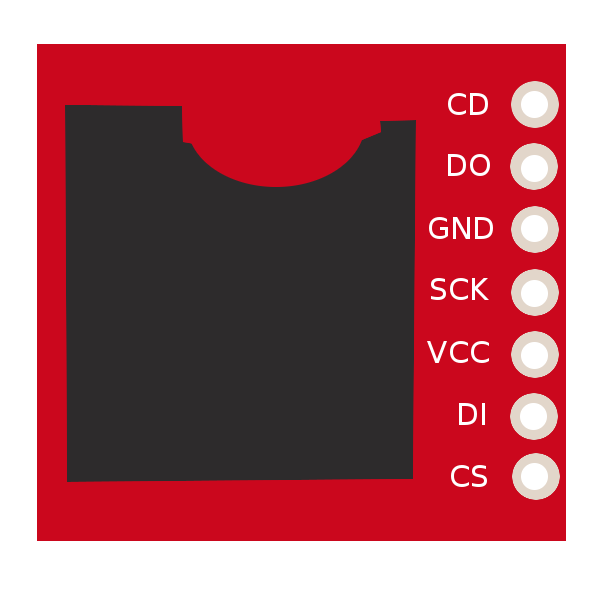
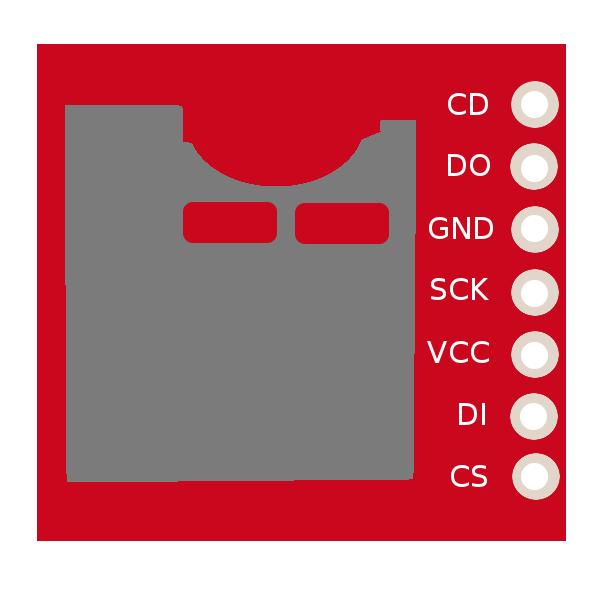
The second 600×600 image is a revision of the first. Changes to its layers:
painted on "Layer #1" over <box>65,105,416,482</box>
